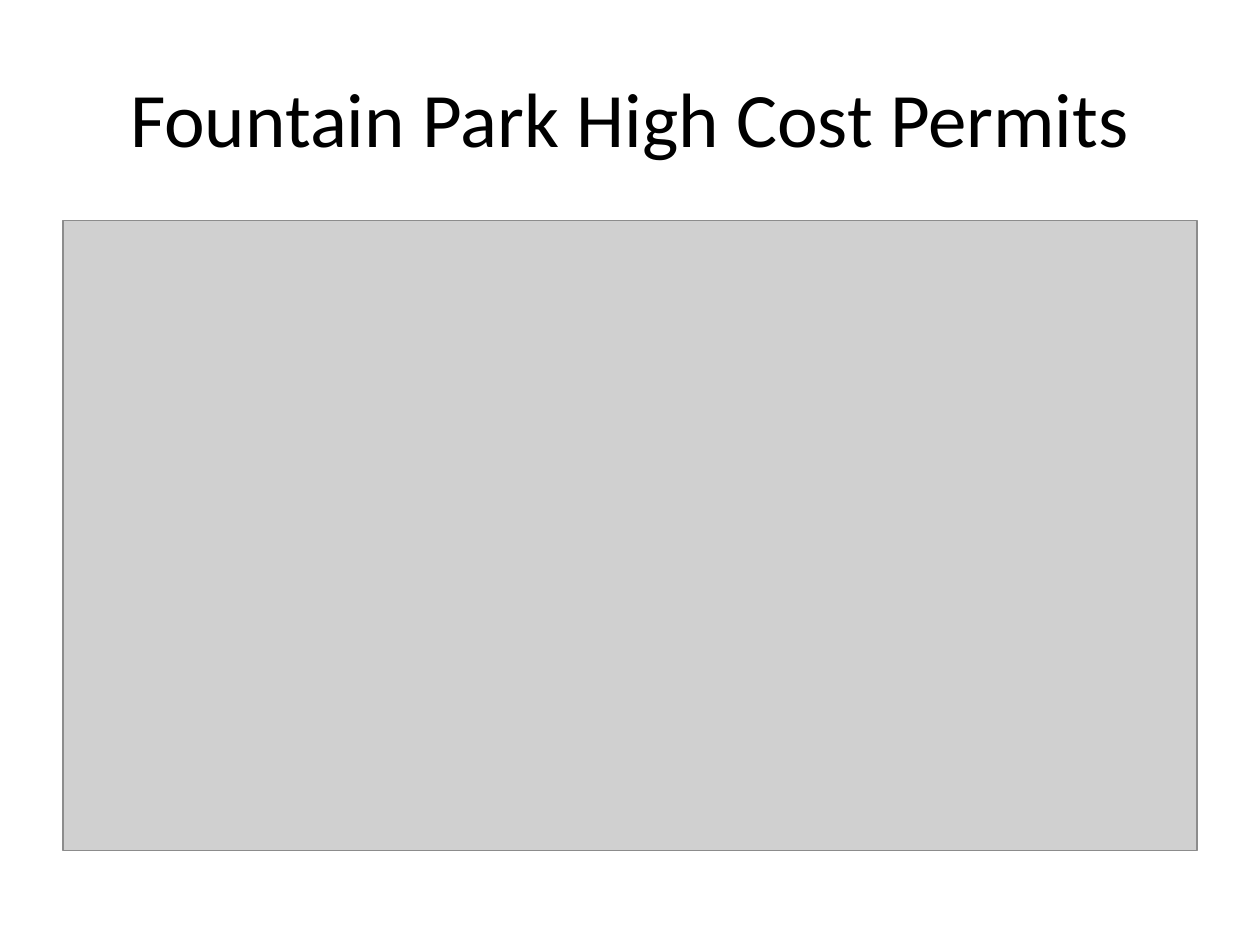
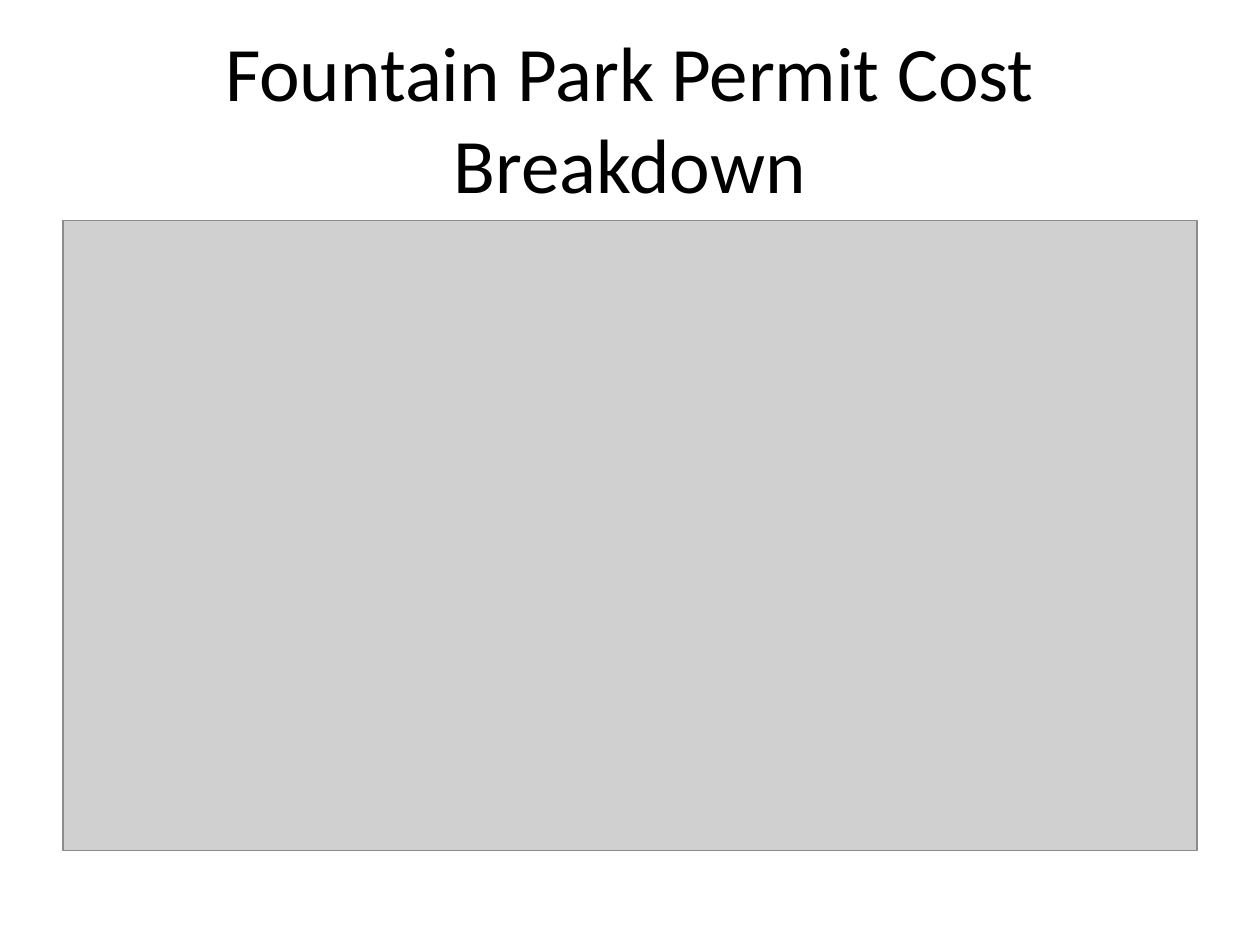
Before and after one commit to wumcrc/stl-building-permits, a slide deck: slide 39 of results/presentations/2020/May/monthly_reportMay2020.pptx. Drawn at 1260x945 pixels with LibreOffice and Linux fonts; fonts in the diff are those of the drawing; grey boxes stand for pictures. Boxes give left, top, right and bottom in pixels: in the first picture for what was removed or moved away, otherwise in the second. Text is boxed around its words. In the diff, an @@ line names an element or a change of style, - is before the commit and + after.

```diff
--- a/results/presentations/2020/May/monthly_reportMay2020.pptx
+++ b/results/presentations/2020/May/monthly_reportMay2020.pptx
@@ title at (225,47,1034,194): text changed @@
-Fountain Park High Cost Permits
+Fountain Park Permit Cost Breakdown
```
Also in this commit, not shown: 7 other slides changed, 1 other file.
